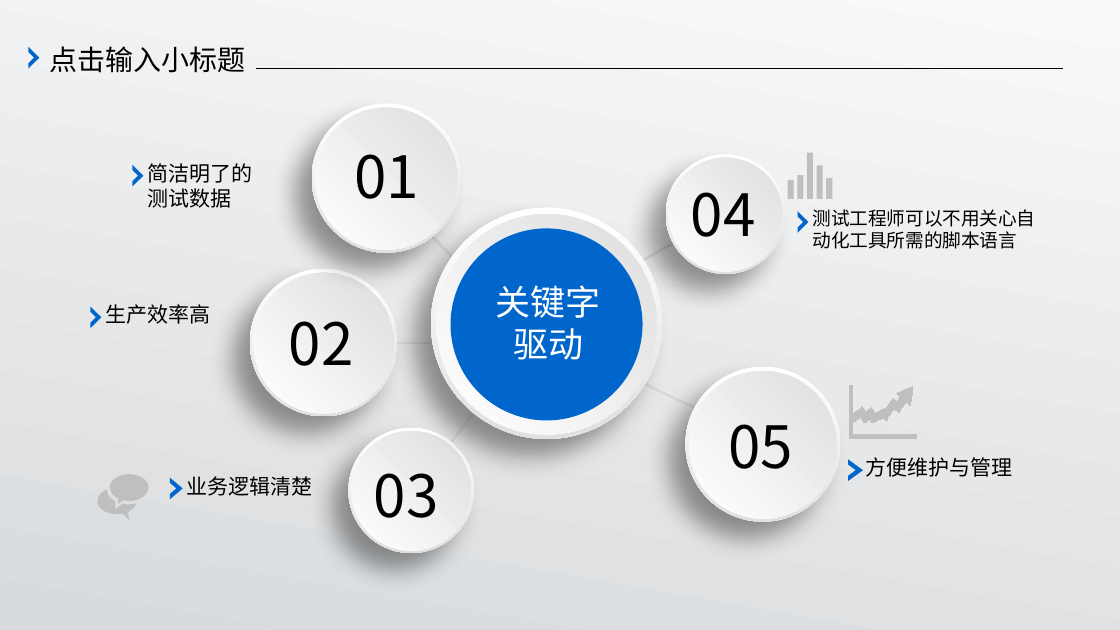
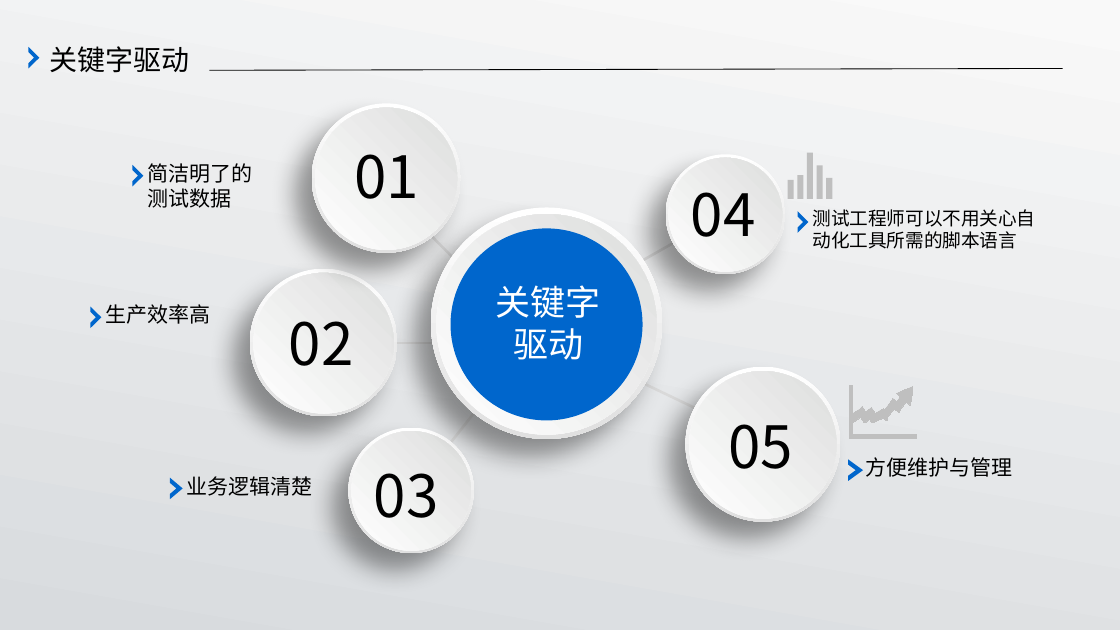
Before and after one commit to TheOneTest/Manage, a slide deck: slide 9 of 演示课件.pptx. Drawn at 1120x630 pixels with LibreOffice and Linux fonts; fonts in the diff are those of the drawing. Boxes give left, top, right and bottom in pixels: in the first picture for what was removed or moved away, otherwise in the second. Text is boxed around its words. In the diff, an @@ line names an element or a change of style, - is before the commit and + after.

```diff
--- a/演示课件.pptx
+++ b/演示课件.pptx
@@ text at [50,46,190,73]: text changed @@
-点击输入小标题
+关键字驱动
@@ line moved from (256, 69) - (1062, 69) to (209, 71) - (1062, 69) @@
@@ freeform shape removed at [97,474,149,521] @@
```
Also in this commit, not shown: 6 other slides changed, 6 other files.
